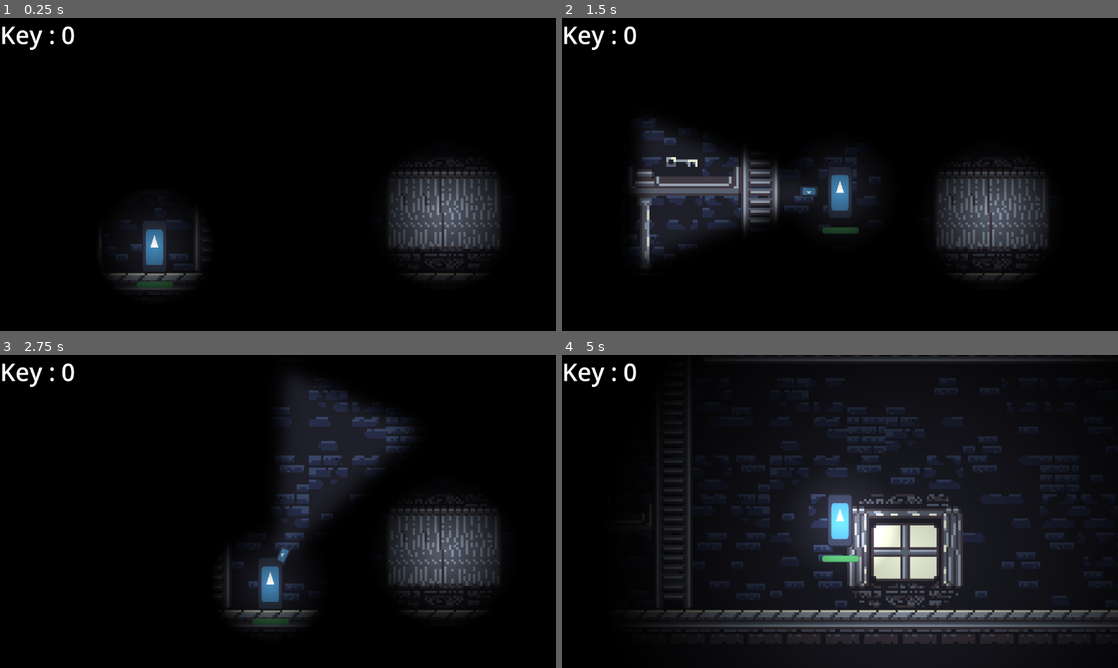
Above: before the commit, frames 1-4 (two rows, left to right).
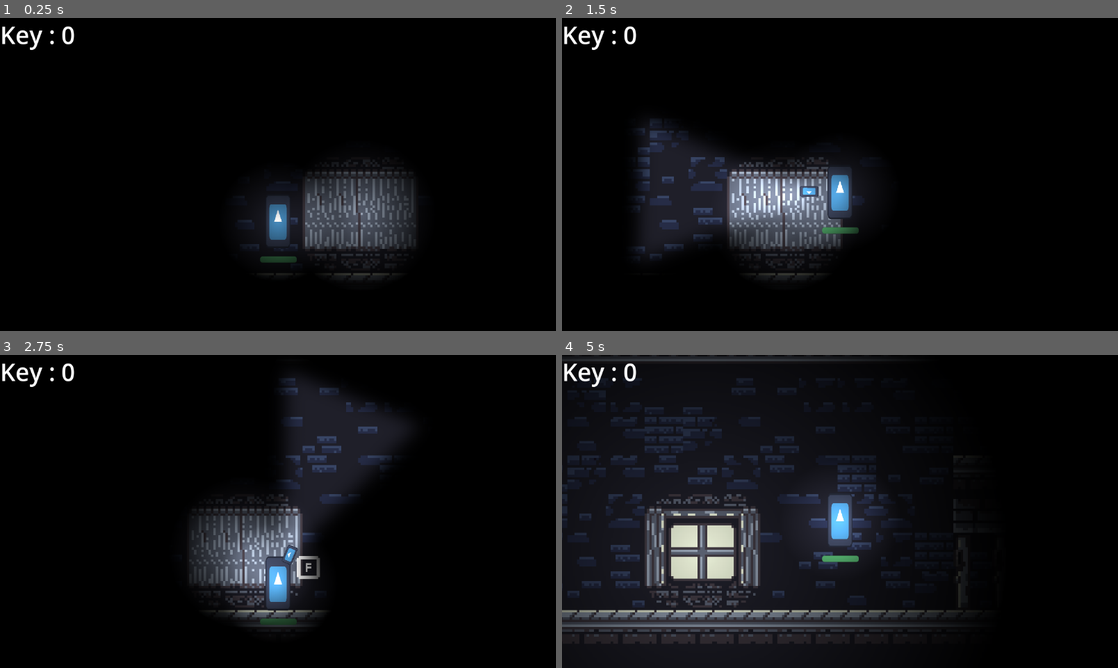
Above: after the commit, the same moments.

Repository: CorpsThese/Thunder-on-the-lighthouse
Game: Godot game, scene res://scenes/tutorial.tscn
Same seed, same stepped clock (60 frames per second), same inputs: the game is played once before the commit and once after it. The engine's default icon, where the game draws it, is replaced by a stand-in: a white triangle on a blue panel in a dark square. Sound files missing from this copy of the repository are replaced by a short silence.
Inputs (mouse positions are in pixels of both pictures, inside the frame that each line leads up to):
- Up to frame 1 (0.25 s): no input
- Up to frame 2 (1.5 s): move the mouse to (962, 158) at 0.52 s; hold D (move_right) from 0.53 s (still down); tap F (interact) at 0.6 s; tap Space (jump) at 0.77 s; move the mouse to (728, 190) at 1.27 s; click (728, 190) at 1.35 s
- Up to frame 3 (2.75 s): tap Space (jump) at 1.52 s; tap F (interact) at 1.55, 2.1 s; move the mouse to (333, 442) at 2.02 s; release D (move_right) at 2.03 s; hold A (move_left) from 2.03 s (still down)
- Up to frame 4 (5 s): move the mouse to (812, 574) at 2.77 s; release A (move_left) at 2.78 s; hold D (move_right) 2.78-4.28 s; tap F (interact) at 2.85, 3.8, 4.35 s; tap Space (jump) at 3.02, 3.77, 4.52 s; move the mouse to (1006, 558) at 3.52 s; click (1006, 558) at 3.6 s; move the mouse to (673, 464) at 4.27 s; hold A (move_left) from 4.28 s (still down)

The runs differ from the first frame. In frame 1, 13% of the frame differs, in the area x 18-90%, y 45-88%; in frame 2, 13%; in frame 3, 13%; in frame 4, 37%, in the area x 0-100%, y 0-93%.

Commit message:
interactable popup prototype

Diff:
--- a/scenes/child.tscn
+++ b/scenes/child.tscn
@@ -8,6 +8,9 @@
 [ext_resource type="Texture2D" uid="uid://hgklt6jkrbx0" path="res://ressources/textures/flashlight_light.png" id="4_ijt5a"]
 [ext_resource type="AudioStream" uid="uid://b54ngs1gn42fj" path="res://ressources/audio/sadiquecat__flashlight-button-press_2.wav" id="5_35wil"]
 [ext_resource type="AudioStream" uid="uid://psg2b6v1ydao" path="res://ressources/audio/pagancow__dorm-door-opening.wav" id="5_rke8f"]
+[ext_resource type="Script" path="res://scripts/interactable_popup.gd" id="9_7tbvx"]
+[ext_resource type="Texture2D" uid="uid://dxdnr84u4fm4s" path="res://ressources/textures/tile_0123.png" id="9_jtwpu"]
+[ext_resource type="Texture2D" uid="uid://c4e1ylhycps2l" path="res://ressources/textures/tile_0048.png" id="10_53gnp"]
 
 [sub_resource type="RectangleShape2D" id="RectangleShape2D_435t3"]
 size = Vector2(50, 110)
@@ -170,5 +173,21 @@
 stream = ExtResource("5_rke8f")
 bus = &"Sounds"
 
+[node name="InteractablePopup" type="Node2D" parent="."]
+position = Vector2(37, -9)
+script = ExtResource("9_7tbvx")
+
+[node name="GamepadB" type="Sprite2D" parent="InteractablePopup"]
+visible = false
+position = Vector2(27, -24)
+scale = Vector2(3.5, 3.5)
+texture = ExtResource("10_53gnp")
+
+[node name="FKey" type="Sprite2D" parent="InteractablePopup"]
+visible = false
+position = Vector2(28, -22)
+scale = Vector2(3.6875, 3.6875)
+texture = ExtResource("9_jtwpu")
+
 [connection signal="body_entered" from="HurtBox" to="." method="_on_hurt_box_body_entered"]
 [connection signal="body_exited" from="HurtBox" to="." method="_on_hurt_box_body_exited"]
--- a/scenes/tutorial.tscn
+++ b/scenes/tutorial.tscn
@@ -16,9 +16,9 @@
 
 [sub_resource type="Curve2D" id="Curve2D_lqdu0"]
 _data = {
-"points": PackedVector2Array(0, 0, 0, 0, -207, -166, 0, 0, 0, 0, 982.657, -259.775, 0, 0, 0, 0, 2177, -161, 0, 0, 0, 0, 2197, 1260, 0, 0, 0, 0, -202, 1250, 0, 0, 0, 0, -207, -166)
+"points": PackedVector2Array(0, 0, 0, 0, -207, -166, 0, 0, 0, 0, 2177, -161, 0, 0, 0, 0, 2197, 1260, 0, 0, 0, 0, -202, 1250, 0, 0, 0, 0, -207, -166)
 }
-point_count = 6
+point_count = 5
 
 [sub_resource type="TileSetAtlasSource" id="TileSetAtlasSource_c36rp"]
 texture = ExtResource("3_x86x7")
@@ -881,17 +881,16 @@
 
 [node name="Child" parent="." instance=ExtResource("2_4cjjo")]
 unique_name_in_owner = true
-position = Vector2(320, 880)
+position = Vector2(749, 824)
 
 [node name="ShadowSpawnArea" type="Path2D" parent="Child"]
-position = Vector2(-749, -763)
-scale = Vector2(0.569884, 0.542777)
+position = Vector2(-749, -824)
 curve = SubResource("Curve2D_lqdu0")
 
 [node name="ShadowSpawnPosition" type="PathFollow2D" parent="Child/ShadowSpawnArea"]
 unique_name_in_owner = true
 position = Vector2(-207, -166)
-rotation = -0.0786627
+rotation = 0.00209731
 
 [node name="Camera2D" type="Camera2D" parent="Child"]
 limit_left = 0
--- a/scripts/child.gd
+++ b/scripts/child.gd
@@ -81,9 +81,12 @@
 		if health <= 0.0:
 			courage_depleted.emit()
 
+	var show_interactable_popup := false
+
 	#Check if there is a window in range
 	#if interact opens it
 	if window_detector.has_overlapping_bodies():
+		show_interactable_popup = true
 		if Input.is_action_just_pressed("interact"):
 			var window := window_detector.get_overlapping_bodies()[0]
 			window.open()
@@ -97,6 +100,7 @@
 	#if interact tries to open
 	#only opens if there is a key, else emit signal to start a sound
 	if door_detector.has_overlapping_bodies():
+		show_interactable_popup = true
 		if Input.is_action_just_pressed("interact"):
 			if key_counter > 0:
 				key_counter -= 1
@@ -106,6 +110,8 @@
 				$DoorOpened.play()
 			else:
 				$DoorLocked.play()
+
+	$InteractablePopup.visible = show_interactable_popup
 
 
 #if shadow gets in range tells it so it stops getting closer
--- /dev/null
+++ b/scripts/interactable_popup.gd
@@ -0,0 +1,7 @@
+extends Node2D
+
+func _ready() -> void:
+	if len(Input.get_connected_joypads()) > 0:
+		$GamepadB.visible = true
+	else:
+		$FKey.visible = true
Binary file added: ressources/textures/tile_0048.png
Not shown, added: ressources/textures/tile_0048.png.import
Binary file added: ressources/textures/tile_0123.png
Not shown, added: ressources/textures/tile_0123.png.import
Not shown: 1 places in scenes/child.tscn that only renumber resources
